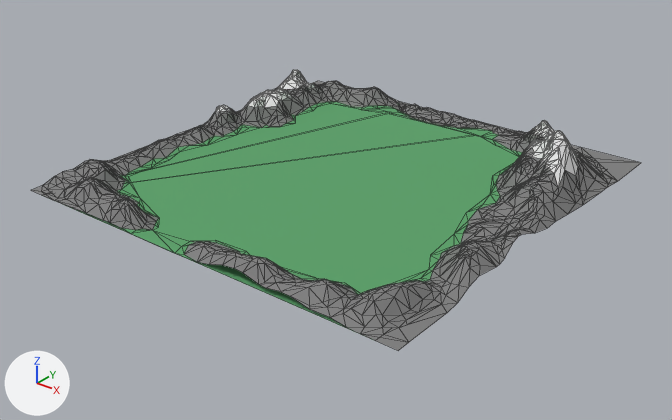
Renders of the FBX model Assets/3D models/Buildings/LowPolyTerrain.FBX from each side of a commit.
One viewpoint serves both versions: a camera (50 mm lens) standing at (64.0, -888.0, 519.0) and looking at (-651.0, 6.0, -35.0). Lighting does not change. The marker at lower left points along +X, +Y and +Z. Mesh edges are drawn as thin lines. Where no turn or scale is listed for an object, it has been applied to the vertices. Vertices at the same position are counted once.
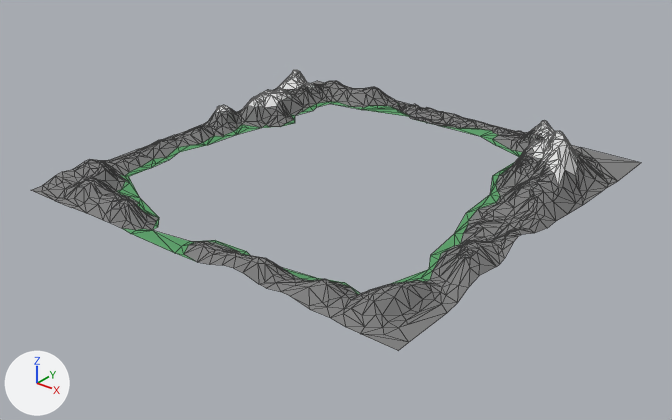
Where the change shows, as pixel boxes (x1, y1, x2, y2) in the pictures (672 x 420 px):
part 1 of me_mesh, cut back
    before: (42, 104, 519, 339)
    after: (367, 110, 478, 136)

The change, as a list of edits to the scene's bpy script:
```text
Change me_mesh:
    used by ob_plane006; location = (-663.0, 43.0, 0.0)
    remove me_mesh.from_pydata(...)  # 1466 vertices, 2790 faces; spans x -300.0..300.0, y -300.0..300.0, z -7.0..84.0
    add me_mesh.from_pydata(...)  # 1458 vertices, 2783 faces; spans x -300.0..300.0, y -300.0..300.0, z -7.0..84.0
    me_mesh part 1
    8 vertices are removed from x -275.0..272.0, y -300.0..247.0, z 0.0
    9 faces are deleted
    2 new faces join them, mat_terrain_grass (green #58a168)
```
